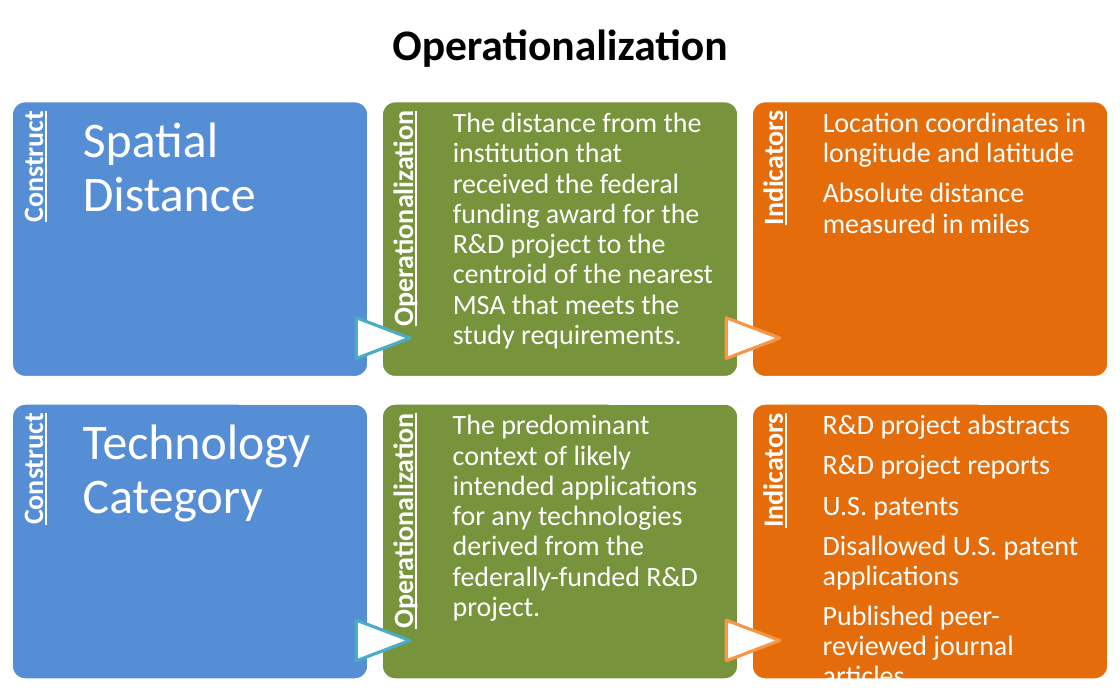
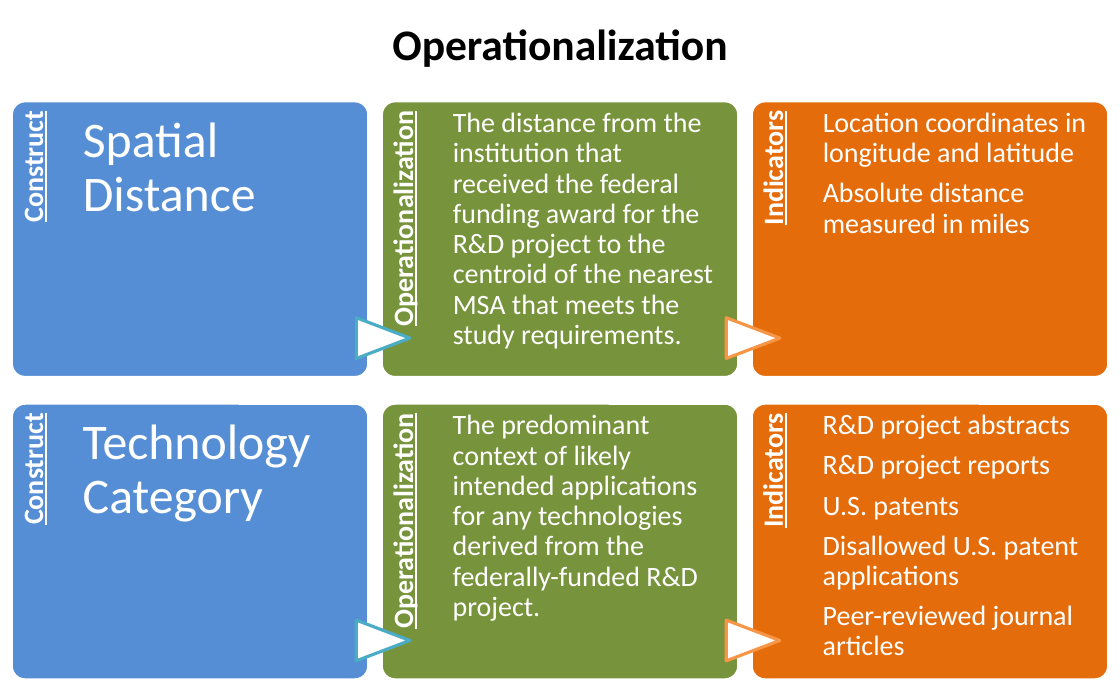
Before and after one commit to SLU-Courses-Townes/SOC5600, a slide deck: slide 22 of FinalProject/Presentation/Townes_SOC5600_FinalProject_Presentation.pptx. Drawn at 1120x700 pixels with LibreOffice and Linux fonts; fonts in the diff are those of the drawing. Boxes give left, top, right and bottom in pixels: in the first picture for what was removed or moved away, otherwise in the second. Text is boxed around its words. In the diff, an @@ line names an element or a change of style, - is before the commit and + after.

```diff
--- a/FinalProject/Presentation/Townes_SOC5600_FinalProject_Presentation.pptx
+++ b/FinalProject/Presentation/Townes_SOC5600_FinalProject_Presentation.pptx
@@ text at [823, 605, 1073, 656]: text changed @@
-Published peer-reviewed journal articles
+Peer-reviewed journal articles
```
Also in this commit, not shown: 10 other slides changed.
